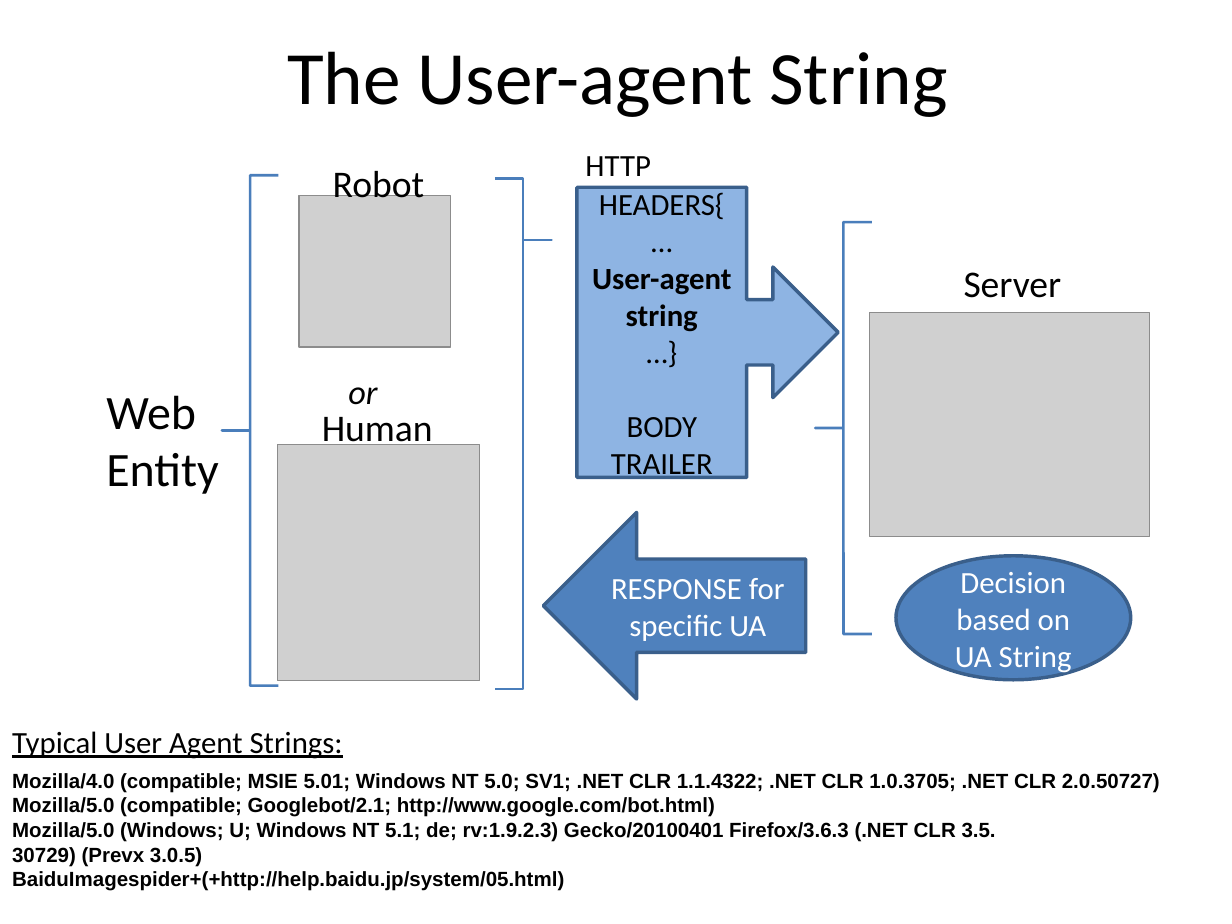
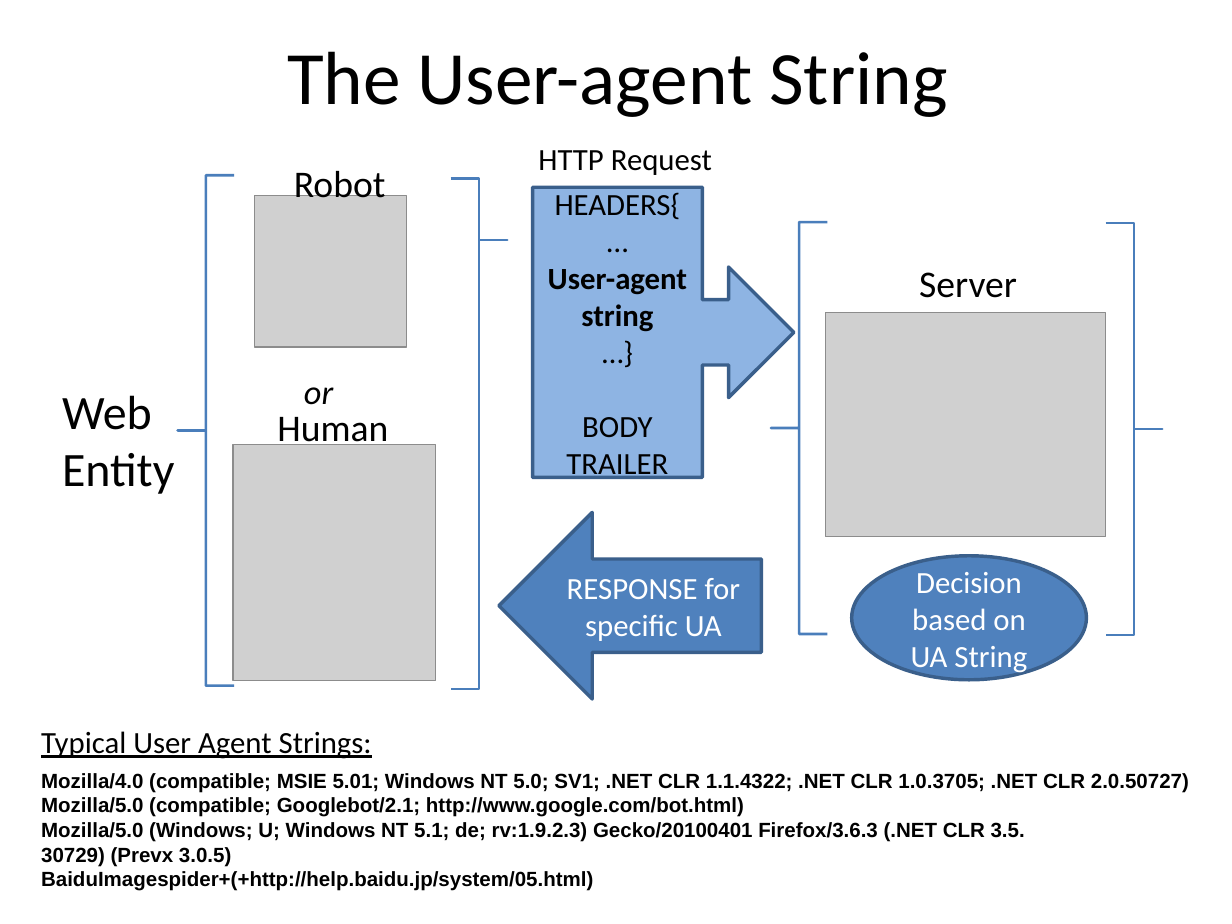
Before and after one commit to bholley/maul, a slide deck: slide 2 of poster/poster.pptx. Drawn at 1232x924 pixels with LibreOffice and Linux fonts; fonts in the diff are those of the drawing; grey boxes stand for pictures. Boxes give left, top, right and bottom in pixels: in the first picture for what was removed or moved away, otherwise in the second. Text is boxed around its words. In the diff, an @@ line names an element or a change of style, - is before the commit and + after.

```diff
--- a/poster/poster.pptx
+++ b/poster/poster.pptx
@@ text "HTTP Request" rewrapped from (x1=585, y1=156, x2=686, y2=215) to (x1=538, y1=150, x2=712, y2=175) @@
@@ 4 texts, 3 pictures, 3 left braces, 1 right arrow callout, 1 left arrow, 1 ellipse moved together from (x1=106, y1=175, x2=1149, y2=699) to (x1=62, y1=175, x2=1105, y2=699) @@
@@ text "Robot" moved from (x1=333, y1=171, x2=425, y2=198) to (x1=294, y1=171, x2=386, y2=198) @@
@@ left brace added at (x1=1105, y1=223, x2=1162, y2=634), outline #4B7EBC 1.5 pt @@
@@ text "Typical User Agent Strings:" moved from (x1=12, y1=731, x2=1160, y2=891) to (x1=41, y1=731, x2=1189, y2=891) @@
```
Also in this commit, not shown: 2 other slides changed, 1 other file.
